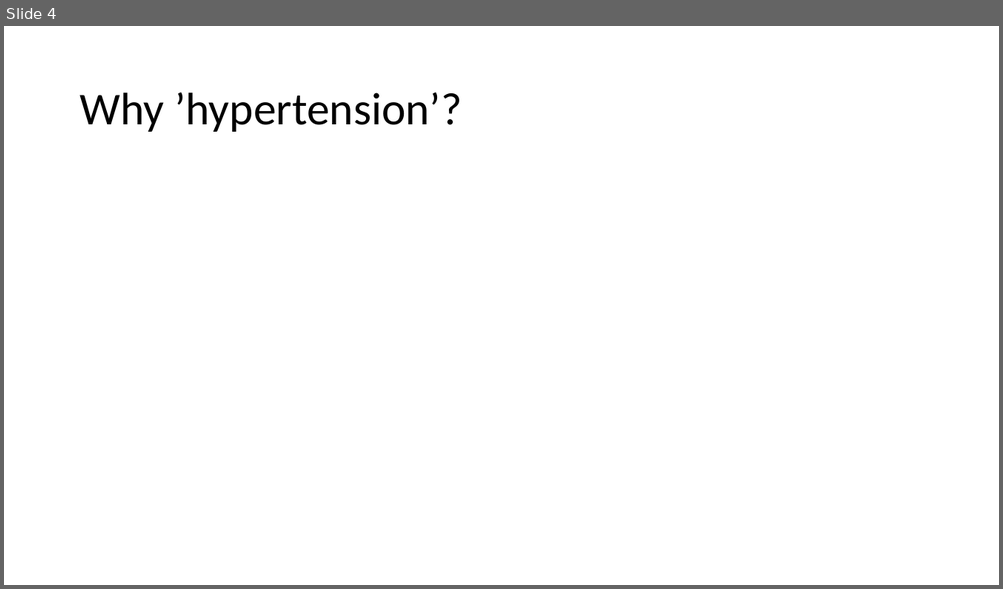
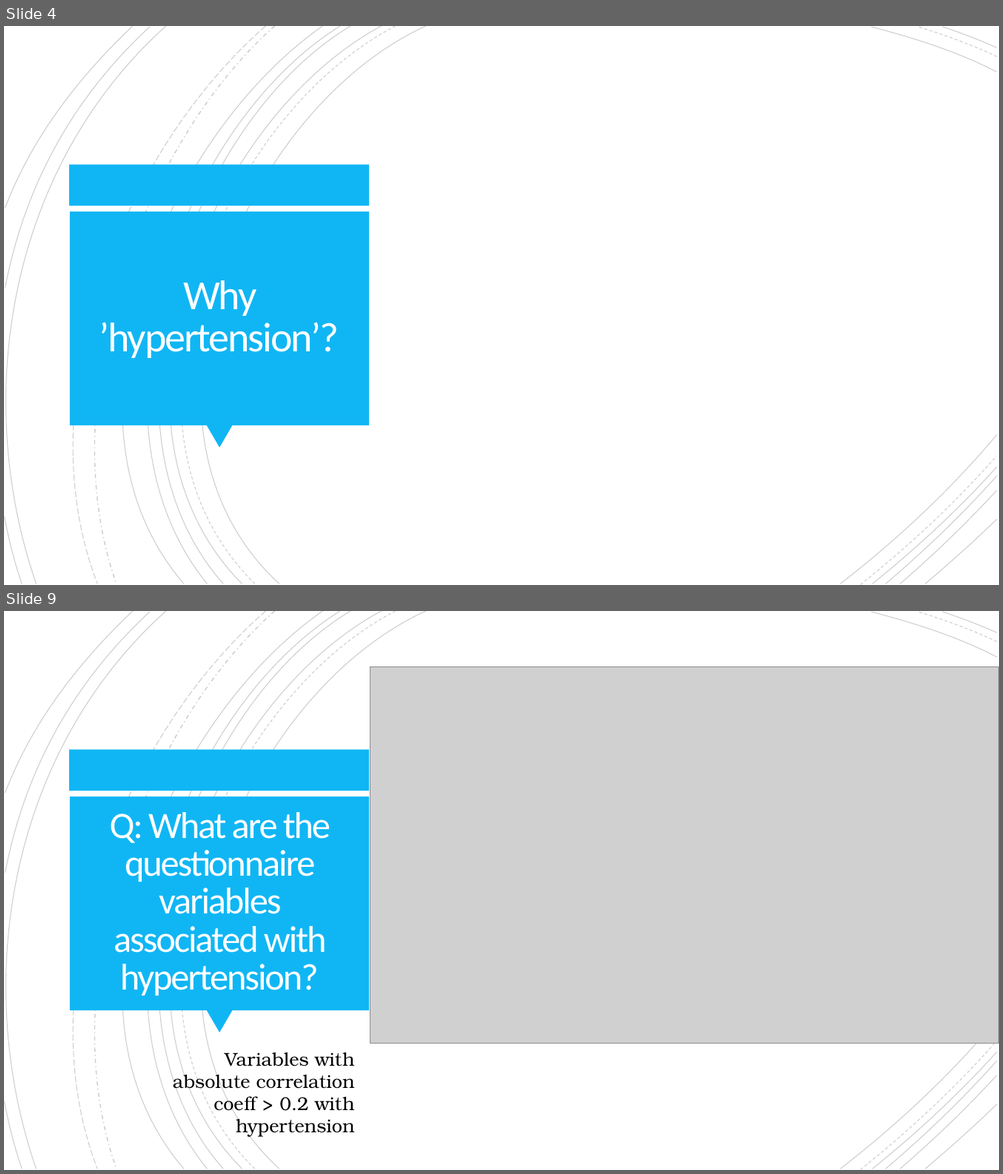
Before and after one commit to jleblond/NHANES_data_analytics, a slide deck: presentation.pptx. Shown one above the other, each under a label of ours: slide 4 before the commit, slides 4 and 9 after it; the slides between them are not shown. The pictures are 1003x589 and 1003x1174 pixels, drawn with LibreOffice and Linux fonts; fonts in the diff are those of the drawing; grey boxes stand for pictures. Boxes give left, top, right and bottom in pixels: in the first picture for what was removed or moved away, otherwise in the second. Text is boxed around its words. In the diff, an @@ line names an element or a change of style, - is before the commit and + after.

```diff
--- a/presentation.pptx
+++ b/presentation.pptx
@@ slide 9 added at bbox=[4, 611, 999, 1170], background #FFFFFF; not listed: 24 template elements that a slide beside it also shows @@
@@ picture added at bbox=[370, 667, 999, 1044] @@
@@ title added at bbox=[110, 812, 330, 996], 36 pt, text #FFFEFF @@
+Q: What are the questionnaire variables associated with hypertension?
@@ text added at bbox=[173, 1053, 355, 1138], 18 pt, text #000000 @@
+Variables with absolute correlation coeff > 0.2 with hypertension
@@ slide 4 changed as well @@
@@ group added at bbox=[4, 26, 997, 585]: 21 freeform shapes @@
@@ rectangle added at bbox=[70, 165, 370, 206], fill #10B6F4 @@
@@ rectangle added at bbox=[70, 212, 369, 426], fill #10B6F4 @@
@@ title "Why ’hypertension’?": place and size @@
-title "Why ’hypertension’?" at bbox=[79, 93, 462, 132]
+title "Why ’hypertension’?" at bbox=[99, 281, 339, 358]
@@ title "Why ’hypertension’?" at bbox=[99, 281, 339, 358]: size 44 to 40 pt, text colour #000000 to #FFFEFF, letter spacing 0 to -1.5 pt; alignment left to centre; line spacing 0.9 to 0.85 @@
@@ triangle added at bbox=[206, 426, 233, 449], fill #10B6F4 @@
```
Also in this commit, not shown: 3 other slides changed, 9 other slides added, 1 slide removed, 5 other files.
